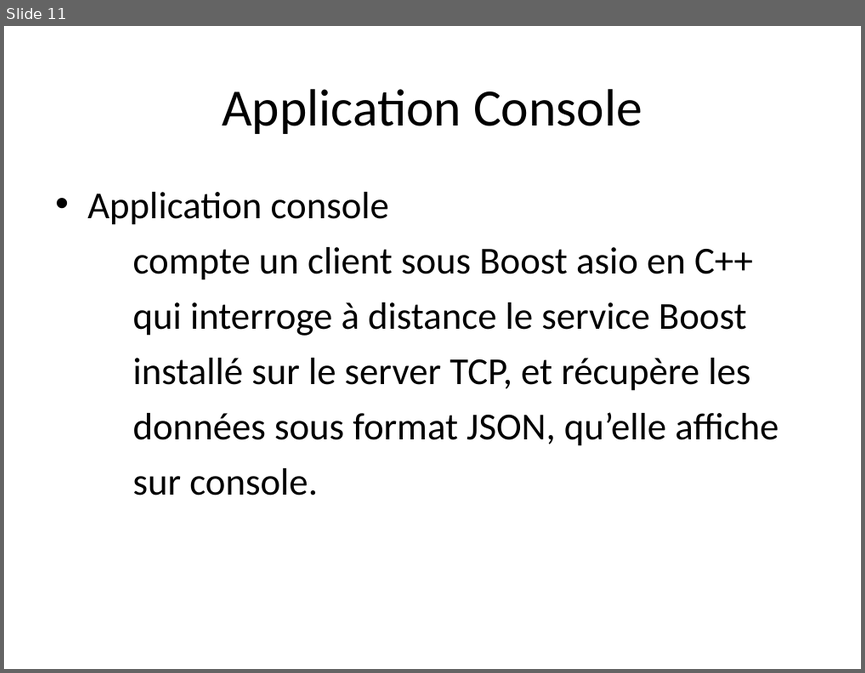
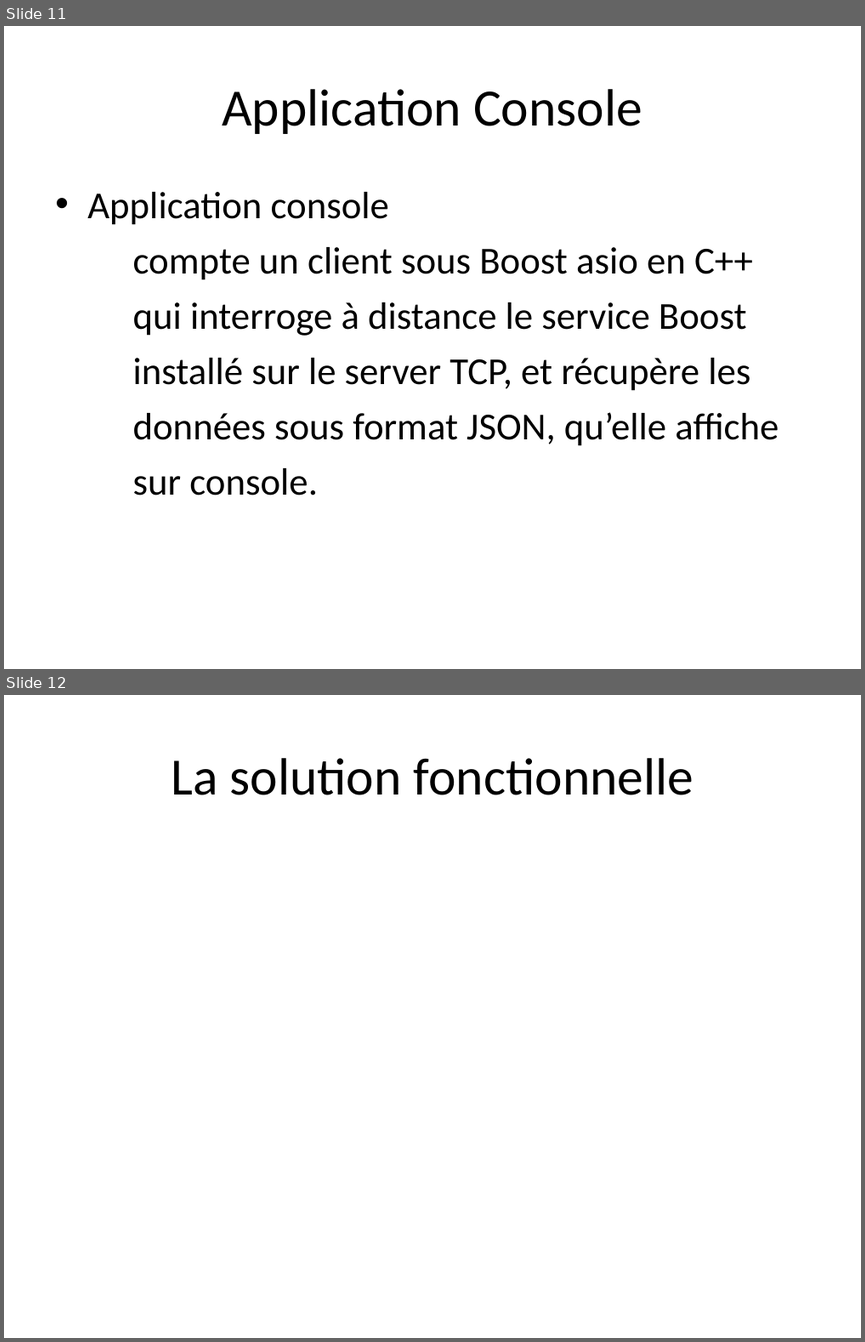
Before and after one commit to Krs-ceri/RaspberryPi, a slide deck: Presentation.odp. Shown one above the other, each under a label of ours: slide 11 before the commit, slides 11 and 12 after it. The pictures are 865x673 and 865x1342 pixels, drawn with LibreOffice and Linux fonts; fonts in the diff are those of the drawing. Boxes give left, top, right and bottom in pixels: in the first picture for what was removed or moved away, otherwise in the second. Text is boxed around its words. In the diff, an @@ line names an element or a change of style, - is before the commit and + after.

Commit message:
add

```diff
--- a/Presentation.odp
+++ b/Presentation.odp
@@ slide 12 added at <box>4,695,861,1338</box>, background #FFFFFF @@
@@ title added at <box>171,758,693,795</box>, 44 pt, text #000000 @@
+La solution fonctionnelle
```
Also in this commit, not shown: 1 slide changed.
